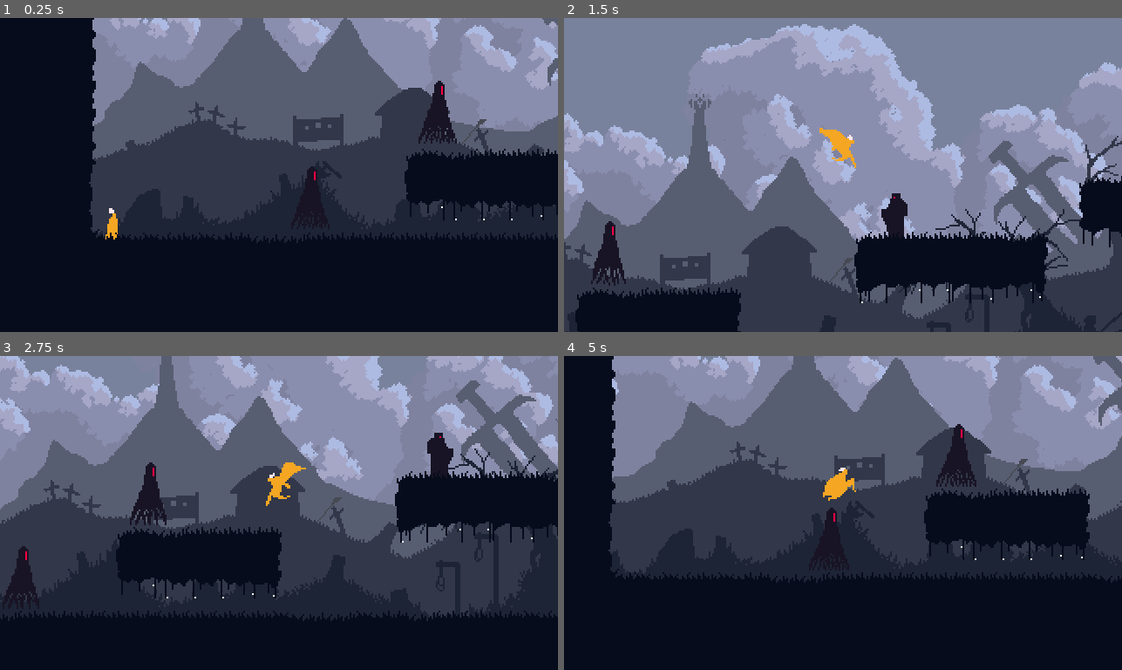
Above: before the commit, frames 1-4 (two rows, left to right).
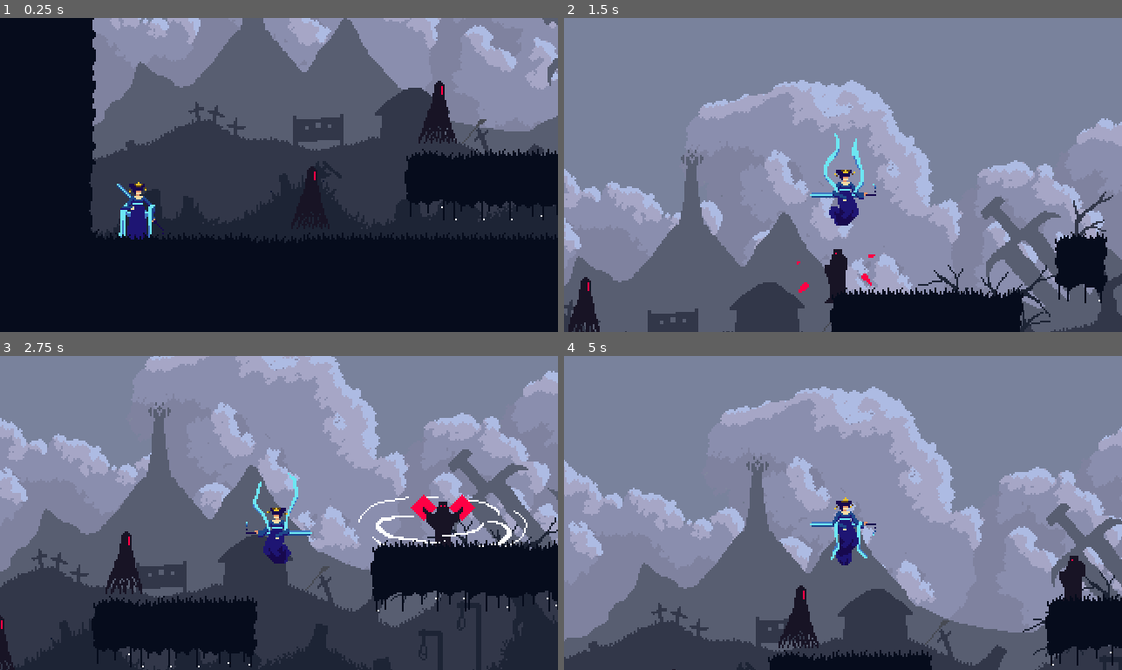
Above: after the commit, the same moments.

Repository: petrik33/bsu-action-platformer
Game: Godot game, scene res://scene/game.tscn
The game is run twice, just before and just after one commit, with the same random seed, the same clock (stepped at 60 frames per second) and the same inputs.
Inputs (mouse positions are in pixels of both pictures, inside the frame that each line leads up to):
- Up to frame 1 (0.25 s): no input
- Up to frame 2 (1.5 s): move the mouse to (815, 237) at 0.52 s; hold D (right) from 0.53 s (still down); click (815, 237) at 0.6 s; tap Space (jump) at 0.77, 1.07 s; tap Shift (roll) at 0.8, 1.35 s; move the mouse to (1010, 222) at 1.27 s
- Up to frame 3 (2.75 s): tap Space (jump) at 1.52, 1.82 s; tap C (sprint) at 1.55, 2.1 s; move the mouse to (111, 465) at 2.02 s; release D (right) at 2.03 s; hold A (left) from 2.03 s (still down); tap Z (walk) at 2.3 s
- Up to frame 4 (5 s): move the mouse to (870, 513) at 2.77 s; tap Z (walk) at 2.85 s; tap Space (jump) at 3.02, 3.05, 3.32, 3.6, 3.77, 4.07, 4.52, 4.82 s; move the mouse to (759, 434) at 3.52 s; click (759, 434) at 3.8 s; move the mouse to (965, 497) at 4.27 s; release A (left) at 4.28 s; hold D (right) from 4.28 s (still down); click (965, 497) at 4.35 s; tap Shift (roll) at 4.55 s

The runs differ from the first frame. In frame 1, 0.9% of the frame differs, in the area x 18-30%, y 52-71%; in frame 2, 54%; in frame 3, 71%; in frame 4, 79%, in the area x 0-100%, y 0-100%.
Error after the commit: Assertion failed: State Roll not registered (res://script/fsm/machine.gd:42)

Commit message:
Modify character states to support alt-character

Diff:
--- a/project.godot
+++ b/project.godot
@@ -35,6 +35,10 @@
 "res://scene/": "blue",
 "res://script/": "yellow"
 }
+
+[global_group]
+
+player=""
 
 [input]
 
--- a/scene/character.tscn
+++ b/scene/character.tscn
@@ -1388,7 +1388,7 @@
 visible = false
 position = Vector2(26, -15)
 sprite_frames = SubResource("SpriteFrames_aqmka")
-animation = &"attack3"
+animation = &"attack1"
 frame = 1
 
 [node name="HitBox" type="Area2D" parent="Visuals" unique_id=1342386439]
--- a/scene/character/states/action/roll.tscn
+++ b/scene/character/states/action/roll.tscn
@@ -1,6 +1,6 @@
 [gd_scene format=3 uid="uid://d0cfhvoyngupi"]
 
-[ext_resource type="Script" uid="uid://4aklut8hj6r1" path="res://script/fsm/state_base.gd" id="1_ts0he"]
+[ext_resource type="Script" uid="uid://dm0vgahfdouwx" path="res://script/character/states/locomotion/roll.gd" id="1_ts0he"]
 
 [node name="Roll" type="Node" unique_id=185626220]
 script = ExtResource("1_ts0he")
--- a/scene/game.tscn
+++ b/scene/game.tscn
@@ -1,12 +1,12 @@
 [gd_scene format=4 uid="uid://nf1afiohuuo4"]
 
-[ext_resource type="PackedScene" uid="uid://dw4q416nx8pd5" path="res://scene/character.tscn" id="1_5kiuu"]
 [ext_resource type="Texture2D" uid="uid://r1lltmcue7t1" path="res://asset/texture/environment/Sky.png" id="1_dbls1"]
 [ext_resource type="Texture2D" uid="uid://bfb2slsr1piqf" path="res://asset/texture/environment/Background.png" id="2_p1ry8"]
 [ext_resource type="Texture2D" uid="uid://b4q38gf8ekmbp" path="res://asset/texture/environment/Midground.png" id="3_xlg7c"]
 [ext_resource type="Texture2D" uid="uid://c4t7amkr4f87p" path="res://asset/texture/environment/Foreground.png" id="4_qpk70"]
 [ext_resource type="PackedScene" uid="uid://cv0nc1nnyjsh0" path="res://scene/enemies/mad_ghost.tscn" id="6_qpk70"]
 [ext_resource type="TileSet" uid="uid://0i4n4wh6626b" path="res://resource/tileset.tres" id="6_xlg7c"]
+[ext_resource type="PackedScene" uid="uid://b3wc0hno02c02" path="res://scene/water_priestess.tscn" id="7_17rxn"]
 [ext_resource type="PackedScene" uid="uid://cpo4adxkqyhuw" path="res://scene/enemies/mage.tscn" id="7_ll5lq"]
 
 [node name="Game" type="Node2D" unique_id=220446193]
@@ -49,18 +49,6 @@
 
 [node name="Bodies" type="Node2D" parent="." unique_id=1928289120]
 
-[node name="Character" parent="Bodies" unique_id=205535491 instance=ExtResource("1_5kiuu")]
-position = Vector2(64, -48)
-
-[node name="Camera2D" type="Camera2D" parent="Bodies/Character" unique_id=745299939]
-zoom = Vector2(2, 2)
-limit_left = 0
-limit_bottom = 0
-drag_left_margin = 0.1
-drag_top_margin = 0.1
-drag_right_margin = 0.1
-drag_bottom_margin = 0.1
-
 [node name="Enemies" type="Node2D" parent="Bodies" unique_id=1601694248]
 
 [node name="MadGhost" parent="Bodies/Enemies" unique_id=1439942586 instance=ExtResource("6_qpk70")]
@@ -84,6 +72,19 @@
 [node name="Mage5" parent="Bodies/Enemies" unique_id=1885897608 instance=ExtResource("7_ll5lq")]
 position = Vector2(2137, -58)
 
+[node name="WaterPriestess" parent="Bodies" unique_id=1544133711 instance=ExtResource("7_17rxn")]
+position = Vector2(78, -53)
+
+[node name="Camera2D" type="Camera2D" parent="Bodies/WaterPriestess" unique_id=745299939]
+position = Vector2(0, -32)
+zoom = Vector2(2, 2)
+limit_left = 0
+limit_bottom = 0
+drag_left_margin = 0.1
+drag_top_margin = 0.1
+drag_right_margin = 0.1
+drag_bottom_margin = 0.1
+
 [node name="Ground" type="TileMapLayer" parent="." unique_id=1413290333]
 tile_map_data = PackedByteArray("AAACAP3/AAAFAAMAAAADAP3/AAAFAAIAAAADAP7/AAAFAAMAAAACAP7/AAAEAAIAAAABAP7/AAAEAAMAAAABAP …(16592 unchanged characters)…
 tile_set = ExtResource("6_xlg7c")
--- a/scene/water_priestess.tscn
+++ b/scene/water_priestess.tscn
@@ -4,25 +4,33 @@
 [ext_resource type="Texture2D" uid="uid://bw1qcjbm7b05g" path="res://asset/texture/water_priestess/13_take_hit/take_hit_1.png" id="2_4j8lu"]
 [ext_resource type="Texture2D" uid="uid://dg2imrkv6f8uw" path="res://asset/texture/water_priestess/01_idle/idle_1.png" id="2_a16k5"]
 [ext_resource type="Texture2D" uid="uid://dl0s8o0je2kqd" path="res://asset/texture/water_priestess/07_1_atk/1_atk_1.png" id="2_ve7ek"]
+[ext_resource type="Texture2D" uid="uid://323auhp6trhn" path="res://asset/texture/water_priestess/air_atk/air_atk_1.png" id="2_yn7hy"]
 [ext_resource type="Texture2D" uid="uid://p46xxigobvmm" path="res://asset/texture/water_priestess/13_take_hit/take_hit_2.png" id="3_5tou6"]
 [ext_resource type="Texture2D" uid="uid://bckle4bqkt5n2" path="res://asset/texture/water_priestess/07_1_atk/1_atk_2.png" id="3_6vwpc"]
 [ext_resource type="Texture2D" uid="uid://cat68xxsl15gr" path="res://asset/texture/water_priestess/01_idle/idle_2.png" id="3_86bum"]
+[ext_resource type="Texture2D" uid="uid://dno1jg6l6qbcs" path="res://asset/texture/water_priestess/air_atk/air_atk_2.png" id="3_lp3au"]
 [ext_resource type="Texture2D" uid="uid://ycd1kdekqk5" path="res://asset/texture/water_priestess/07_1_atk/1_atk_3.png" id="4_c0hh6"]
 [ext_resource type="Texture2D" uid="uid://c3sh2l8jcadvf" path="res://asset/texture/water_priestess/01_idle/idle_3.png" id="4_f6x5m"]
+[ext_resource type="Texture2D" uid="uid://br8fjo5j5lfi5" path="res://asset/texture/water_priestess/air_atk/air_atk_3.png" id="4_lirr0"]
 [ext_resource type="Texture2D" uid="uid://ce8g1jwfw6h01" path="res://asset/texture/water_priestess/13_take_hit/take_hit_3.png" id="4_wlfwb"]
+[ext_resource type="Texture2D" uid="uid://c2wchekpi41i1" path="res://asset/texture/water_priestess/air_atk/air_atk_4.png" id="5_jpikk"]
 [ext_resource type="Texture2D" uid="uid://kath4t2wyikb" path="res://asset/texture/water_priestess/01_idle/idle_4.png" id="5_lcefu"]
 [ext_resource type="Texture2D" uid="uid://88erpu3eq6v8" path="res://asset/texture/water_priestess/13_take_hit/take_hit_4.png" id="5_nc3ks"]
 [ext_resource type="Texture2D" uid="uid://cf2lut7n5xvmu" path="res://asset/texture/water_priestess/07_1_atk/1_atk_4.png" id="5_qxlw2"]
 [ext_resource type="Texture2D" uid="uid://cbo2gusldc8cv" path="res://asset/texture/water_priestess/13_take_hit/take_hit_5.png" id="6_62iaa"]
 [ext_resource type="Texture2D" uid="uid://cfdos5iuw7xft" path="res://asset/texture/water_priestess/01_idle/idle_5.png" id="6_iafts"]
 [ext_resource type="Texture2D" uid="uid://lijejukcf15e" path="res://asset/texture/water_priestess/07_1_atk/1_atk_5.png" id="6_msu6y"]
+[ext_resource type="Texture2D" uid="uid://cef578s4xahwu" path="res://asset/texture/water_priestess/air_atk/air_atk_5.png" id="6_rr87g"]
+[ext_resource type="Texture2D" uid="uid://c2alwwbsh2mpk" path="res://asset/texture/water_priestess/air_atk/air_atk_6.png" id="7_2d3a3"]
 [ext_resource type="Texture2D" uid="uid://dbw5rehno1epu" path="res://asset/texture/water_priestess/01_idle/idle_6.png" id="7_3axeq"]
 [ext_resource type="Texture2D" uid="uid://b0lwipqrhuenp" path="res://asset/texture/water_priestess/13_take_hit/take_hit_6.png" id="7_rifci"]
 [ext_resource type="Texture2D" uid="uid://bfhvn4m0j8u6o" path="res://asset/texture/water_priestess/07_1_atk/1_atk_6.png" id="7_w1poh"]
 [ext_resource type="Texture2D" uid="uid://bc3uodjxcocq" path="res://asset/texture/water_priestess/13_take_hit/take_hit_7.png" id="8_3rvip"]
+[ext_resource type="Texture2D" uid="uid://bokdpxxxurirk" path="res://asset/texture/water_priestess/air_atk/air_atk_7.png" id="8_exqgt"]
 [ext_resource type="Texture2D" uid="uid://ddip3p6irflvv" path="res://asset/texture/water_priestess/01_idle/idle_7.png" id="8_fa5ej"]
 [ext_resource type="Texture2D" uid="uid://b2vv8ks6sbvvr" path="res://asset/texture/water_priestess/07_1_atk/1_atk_7.png" id="8_gge7x"]
 [ext_resource type="Texture2D" uid="uid://di5unu5k66gay" path="res://asset/texture/water_priestess/08_2_atk/2_atk_1.png" id="9_1tfli"]
+[ext_resource type="Texture2D" uid="uid://cpp3oo2aatbk3" path="res://asset/texture/water_priestess/air_atk/air_atk_8.png" id="9_w8ny5"]
 [ext_resource type="Texture2D" uid="uid://cqmh87xw352rq" path="res://asset/texture/water_priestess/01_idle/idle_8.png" id="9_ypc70"]
 [ext_resource type="Texture2D" uid="uid://3kdgsgrwp6mk" path="res://asset/texture/water_priestess/08_2_atk/2_atk_2.png" id="10_ikgbm"]
 [ext_resource type="Texture2D" uid="uid://b3q4awef4wqbp" path="res://asset/texture/water_priestess/03_surf/surf_1.png" id="10_irjso"]
@@ -157,9 +165,59 @@
 [ext_resource type="Texture2D" uid="uid://6o38iheovyy3" path="res://asset/texture/water_priestess/10_sp_atk/sp_atk_30.png" id="119_yn7hy"]
 [ext_resource type="Texture2D" uid="uid://cj4e1g6nvow7w" path="res://asset/texture/water_priestess/10_sp_atk/sp_atk_31.png" id="120_lp3au"]
 [ext_resource type="Texture2D" uid="uid://ccv3m83023gct" path="res://asset/texture/water_priestess/10_sp_atk/sp_atk_32.png" id="121_lirr0"]
+[ext_resource type="Script" uid="uid://jr5ukwbmeayd" path="res://script/combat/hit_box.gd" id="158_ulcry"]
+[ext_resource type="PackedScene" uid="uid://bqxdqohr17scx" path="res://scene/character/hurt_box.tscn" id="159_3kien"]
+[ext_resource type="Script" uid="uid://doq0lhrxpcf22" path="res://script/fsm/machine.gd" id="159_okmev"]
+[ext_resource type="PackedScene" uid="uid://dgsdo2v3q356f" path="res://scene/character/states/locomotion.tscn" id="160_3kien"]
+[ext_resource type="PackedScene" uid="uid://df4en8hdjyeb" path="res://scene/character/states/locomotion/grounded.tscn" id="161_4q8yv"]
+[ext_resource type="PackedScene" uid="uid://dsjj74yffpddg" path="res://scene/character/states/locomotion/grounded/idle.tscn" id="162_ytxcy"]
+[ext_resource type="PackedScene" uid="uid://bejmpipnu481a" path="res://scene/character/states/locomotion/grounded/move.tscn" id="163_2o33o"]
+[ext_resource type="PackedScene" uid="uid://bnx84ttdi5rpr" path="res://scene/character/states/locomotion/grounded/move/run.tscn" id="164_ucjog"]
+[ext_resource type="PackedScene" uid="uid://0fb41j0ms7y3" path="res://scene/character/states/locomotion/grounded/move/sprint.tscn" id="165_8vw2g"]
+[ext_resource type="PackedScene" uid="uid://cu47872cwivvj" path="res://scene/character/states/locomotion/grounded/move/walk.tscn" id="166_8y4jm"]
+[ext_resource type="PackedScene" uid="uid://cgbn8bkj1hks5" path="res://scene/character/states/locomotion/airborne.tscn" id="167_mifu2"]
+[ext_resource type="PackedScene" uid="uid://dsflokmpqtns7" path="res://scene/character/states/locomotion/airborne/jump.tscn" id="168_7ehhp"]
+[ext_resource type="PackedScene" uid="uid://ciuiv751od242" path="res://scene/character/states/locomotion/airborne/fall.tscn" id="169_yn7hy"]
+[ext_resource type="PackedScene" uid="uid://c5d84xi7jty73" path="res://scene/character/states/action.tscn" id="170_lp3au"]
+[ext_resource type="PackedScene" uid="uid://d0cfhvoyngupi" path="res://scene/character/states/action/roll.tscn" id="171_3kien"]
+[ext_resource type="PackedScene" uid="uid://rphikkm5thmx" path="res://scene/character/states/action/attack.tscn" id="171_lirr0"]
+[ext_resource type="PackedScene" uid="uid://cl02erl2k84ad" path="res://scene/character/states/action/aim.tscn" id="172_jpikk"]
+[ext_resource type="PackedScene" uid="uid://t40f4mawxn56" path="res://scene/character/states/incapacitated.tscn" id="173_rr87g"]
+[ext_resource type="PackedScene" uid="uid://bexnfq44abe3q" path="res://scene/character/states/incapacitated/hurt.tscn" id="174_2d3a3"]
+[ext_resource type="PackedScene" uid="uid://depht2awncffo" path="res://scene/character/states/action/air_attack.tscn" id="175_4q8yv"]
+[ext_resource type="PackedScene" uid="uid://k6fdi54ai135" path="res://scene/character/states/incapacitated/death.tscn" id="175_exqgt"]
 
 [sub_resource type="SpriteFrames" id="SpriteFrames_dn53k"]
 animations = [{
+"frames": [{
+"duration": 1.0,
+"texture": ExtResource("2_yn7hy")
+}, {
+"duration": 1.0,
+"texture": ExtResource("3_lp3au")
+}, {
+"duration": 1.0,
+"texture": ExtResource("4_lirr0")
+}, {
+"duration": 1.0,
+"texture": ExtResource("5_jpikk")
+}, {
+"duration": 1.0,
+"texture": ExtResource("6_rr87g")
+}, {
+"duration": 1.0,
+"texture": ExtResource("7_2d3a3")
+}, {
+"duration": 1.0,
+"texture": ExtResource("8_exqgt")
+}, {
+"duration": 1.0,
+"texture": ExtResource("9_w8ny5")
+}],
+"loop": false,
+"name": &"air_attack",
+"speed": 16.0
+}, {
 "frames": [{
 "duration": 1.0,
 "texture": ExtResource("2_ve7ek")
@@ -694,17 +752,252 @@
 "speed": 6.0
 }]
 
-[node name="WaterPriestess" type="CharacterBody2D" unique_id=1544133711]
+[sub_resource type="RectangleShape2D" id="RectangleShape2D_nyfsv"]
+size = Vector2(81, 70)
+
+[sub_resource type="RectangleShape2D" id="RectangleShape2D_wtxsk"]
+size = Vector2(101, 62)
+
+[sub_resource type="RectangleShape2D" id="RectangleShape2D_4ynna"]
+size = Vector2(81, 70)
+
+[sub_resource type="RectangleShape2D" id="RectangleShape2D_okmev"]
+size = Vector2(9, 36)
+
+[sub_resource type="RectangleShape2D" id="RectangleShape2D_w8ny5"]
+size = Vector2(13, 36)
+
+[sub_resource type="Animation" id="Animation_2o33o"]
+length = 0.001
+tracks/0/type = "value"
+tracks/0/imported = false
+tracks/0/enabled = true
+tracks/0/path = NodePath("Visuals/AnimatedSprite2D:animation")
+tracks/0/interp = 1
+tracks/0/loop_wrap = true
+tracks/0/keys = {
+"times": PackedFloat32Array(0),
+"transitions": PackedFloat32Array(1),
+"update": 1,
+"values": [&"idle"]
+}
+tracks/1/type = "value"
+tracks/1/imported = false
+tracks/1/enabled = true
+tracks/1/path = NodePath("Visuals/AnimatedSprite2D:frame")
+tracks/1/interp = 1
+tracks/1/loop_wrap = true
+tracks/1/keys = {
+"times": PackedFloat32Array(0),
+"transitions": PackedFloat32Array(1),
+"update": 1,
+"values": [0]
+}
+
+[sub_resource type="Animation" id="Animation_3kien"]
+resource_name = "attack"
+tracks/0/type = "value"
+tracks/0/imported = false
+tracks/0/enabled = true
+tracks/0/path = NodePath("Visuals/HitBox/Attack1:disabled")
+tracks/0/interp = 1
+tracks/0/loop_wrap = true
+tracks/0/keys = {
+"times": PackedFloat32Array(0.2, 0.24),
+"transitions": PackedFloat32Array(1, 1),
+"update": 1,
+"values": [false, true]
+}
+tracks/1/type = "value"
+tracks/1/imported = false
+tracks/1/enabled = true
+tracks/1/path = NodePath("Visuals/AnimatedSprite2D:frame")
+tracks/1/interp = 1
+tracks/1/loop_wrap = true
+tracks/1/keys = {
+"times": PackedFloat32Array(0, 1),
+"transitions": PackedFloat32Array(1, 1),
+"update": 0,
+"values": [0, 7]
+}
+tracks/2/type = "value"
+tracks/2/imported = false
+tracks/2/enabled = true
+tracks/2/path = NodePath("Visuals/AnimatedSprite2D:animation")
+tracks/2/interp = 1
+tracks/2/loop_wrap = true
+tracks/2/keys = {
+"times": PackedFloat32Array(0),
+"transitions": PackedFloat32Array(1),
+"update": 1,
+"values": [&"attack1"]
+}
+
+[sub_resource type="Animation" id="Animation_4q8yv"]
+resource_name = "attack2"
+tracks/0/type = "value"
+tracks/0/imported = false
+tracks/0/enabled = true
+tracks/0/path = NodePath("Visuals/AnimatedSprite2D:frame")
+tracks/0/interp = 1
+tracks/0/loop_wrap = true
+tracks/0/keys = {
+"times": PackedFloat32Array(0, 1),
+"transitions": PackedFloat32Array(1, 1),
+"update": 0,
+"values": [0, 20]
+}
+tracks/1/type = "value"
+tracks/1/imported = false
+tracks/1/enabled = true
+tracks/1/path = NodePath("Visuals/AnimatedSprite2D:animation")
+tracks/1/interp = 1
+tracks/1/loop_wrap = true
+tracks/1/keys = {
+"times": PackedFloat32Array(0),
+"transitions": PackedFloat32Array(1),
+"update": 1,
+"values": [&"attack2"]
+}
+
+[sub_resource type="Animation" id="Animation_ytxcy"]
+resource_name = "attack3"
+tracks/0/type = "value"
+tracks/0/imported = false
+tracks/0/enabled = true
+tracks/0/path = NodePath("Visuals/AnimatedSprite2D:frame")
+tracks/0/interp = 1
+tracks/0/loop_wrap = true
+tracks/0/keys = {
+"times": PackedFloat32Array(0, 1),
+"transitions": PackedFloat32Array(1, 1),
+"update": 0,
+"values": [0, 26]
+}
+tracks/1/type = "value"
+tracks/1/imported = false
+tracks/1/enabled = true
+tracks/1/path = NodePath("Visuals/AnimatedSprite2D:animation")
+tracks/1/interp = 1
+tracks/1/loop_wrap = true
+tracks/1/keys = {
+"times": PackedFloat32Array(0),
+"transitions": PackedFloat32Array(1),
+"update": 1,
+"values": [&"attack3"]
+}
+
+[sub_resource type="AnimationLibrary" id="AnimationLibrary_4q8yv"]
+_data = {
+&"RESET": SubResource("Animation_2o33o"),
+&"attack": SubResource("Animation_3kien"),
+&"attack2": SubResource("Animation_4q8yv"),
+&"attack3": SubResource("Animation_ytxcy")
+}
+
+[node name="WaterPriestess" type="CharacterBody2D" unique_id=1544133711 node_paths=PackedStringArray("state_machine", "hit_box", "hurt_box", "visuals", "sprite", "animation_player") groups=["player"]]
+collision_layer = 2
 script = ExtResource("1_o5o8y")
-metadata/_custom_type_script = "uid://brvupwhk7ckv4"
-
-[node name="AnimatedSprite2D" type="AnimatedSprite2D" parent="." unique_id=1319270603]
+state_machine = NodePath("StateMachine")
+hit_box = NodePath("Visuals/HitBox")
+hurt_box = NodePath("Visuals/HurtBox")
+visuals = NodePath("Visuals")
+sprite = NodePath("Visuals/AnimatedSprite2D")
+animation_player = NodePath("AnimationPlayer")
+
+[node name="Visuals" type="Node2D" parent="." unique_id=1260019356]
+
+[node name="AnimatedSprite2D" type="AnimatedSprite2D" parent="Visuals" unique_id=1319270603]
 sprite_frames = SubResource("SpriteFrames_dn53k")
 animation = &"idle"
 autoplay = "idle"
 offset = Vector2(0, -63)
 
+[node name="HitBox" type="Area2D" parent="Visuals" unique_id=594449296]
+visible = false
+collision_layer = 8
+collision_mask = 64
+monitorable = false
+script = ExtResource("158_ulcry")
+
+[node name="Attack1" type="CollisionShape2D" parent="Visuals/HitBox" unique_id=815215970]
+position = Vector2(21.5, -9)
+shape = SubResource("RectangleShape2D_nyfsv")
+disabled = true
+debug_color = Color(0.7019608, 0.1764706, 0, 0.41960785)
+
+[node name="Attack2" type="CollisionShape2D" parent="Visuals/HitBox" unique_id=215208977]
+position = Vector2(30.5, -29)
+shape = SubResource("RectangleShape2D_wtxsk")
+disabled = true
+debug_color = Color(0.8633153, 0.3378712, 0.3281017, 0.41960785)
+
+[node name="Attack3" type="CollisionShape2D" parent="Visuals/HitBox" unique_id=1733319239]
+position = Vector2(23.5, -5)
+shape = SubResource("RectangleShape2D_4ynna")
+disabled = true
+debug_color = Color(0.7019608, 0.1764706, 0, 0.41960785)
+
+[node name="HurtBox" parent="Visuals" unique_id=1404215644 instance=ExtResource("159_3kien")]
+visible = false
+
+[node name="CollisionShape2D" type="CollisionShape2D" parent="Visuals/HurtBox" unique_id=548224191]
+position = Vector2(0.5, -18)
+shape = SubResource("RectangleShape2D_okmev")
+debug_color = Color(0.5890741, 0.5449041, 0.17991158, 0.41960785)
+
+[node name="CollisionShape2D" type="CollisionShape2D" parent="." unique_id=743458432]
+visible = false
+position = Vector2(0.5, -18)
+shape = SubResource("RectangleShape2D_w8ny5")
+
 [node name="AnimationPlayer" type="AnimationPlayer" parent="." unique_id=321922695]
-
-[connection signal="animation_finished" from="AnimatedSprite2D" to="." method="_on_sprite_animation_finished"]
-[connection signal="animation_finished" from="AnimationPlayer" to="." method="_on_animation_player_animation_finished"]
+libraries/ = SubResource("AnimationLibrary_4q8yv")
+
+[node name="StateMachine" type="Node" parent="." unique_id=2060265867 node_paths=PackedStringArray("initial")]
+script = ExtResource("159_okmev")
+initial = NodePath("Locomotion/Grounded/Idle")
+assert_on_unknown_state = true
+metadata/_custom_type_script = "uid://doq0lhrxpcf22"
+
+[node name="Locomotion" parent="StateMachine" unique_id=1324174554 instance=ExtResource("160_3kien")]
+
+[node name="Grounded" parent="StateMachine/Locomotion" unique_id=2122582834 instance=ExtResource("161_4q8yv")]
+
+[node name="Idle" parent="StateMachine/Locomotion/Grounded" unique_id=1808960593 instance=ExtResource("162_ytxcy")]
+
+[node name="Move" parent="StateMachine/Locomotion/Grounded" unique_id=2105850077 instance=ExtResource("163_2o33o")]
+
+[node name="Run" parent="StateMachine/Locomotion/Grounded/Move" unique_id=1608890109 instance=ExtResource("164_ucjog")]
+animation_name = &"walk"
+
+[node name="Sprint" parent="StateMachine/Locomotion/Grounded/Move" unique_id=101147460 instance=ExtResource("165_8vw2g")]
+animation_name = &"surf"
+
+[node name="Walk" parent="StateMachine/Locomotion/Grounded/Move" unique_id=227761043 instance=ExtResource("166_8y4jm")]
+
+[node name="Airborne" parent="StateMachine/Locomotion" unique_id=1304592049 instance=ExtResource("167_mifu2")]
+attack_transition = &"AirAttack"
+
+[node name="Jump" parent="StateMachine/Locomotion/Airborne" unique_id=533408498 instance=ExtResource("168_7ehhp")]
+animation_name = &"jump_up"
+
+[node name="Fall" parent="StateMachine/Locomotion/Airborne" unique_id=946198965 instance=ExtResource("169_yn7hy")]
+animation_name = &"jump_down"
+
+[node name="Roll" parent="StateMachine/Locomotion" unique_id=185626220 instance=ExtResource("171_3kien")]
+roll_animation = &"tumble"
+
+[node name="Action" parent="StateMachine" unique_id=842032143 instance=ExtResource("170_lp3au")]
+
+[node name="Attack" parent="StateMachine/Action" unique_id=912385043 instance=ExtResource("171_lirr0")]
+
+[node name="Aim" parent="StateMachine/Action" unique_id=109740685 instance=ExtResource("172_jpikk")]
+
+[node name="AirAttack" parent="StateMachine/Action" unique_id=1996409664 instance=ExtResource("175_4q8yv")]
+
+[node name="Incapacitated" parent="StateMachine" unique_id=740572724 instance=ExtResource("173_rr87g")]
+
+[node name="Hurt" parent="StateMachine/Incapacitated" unique_id=33714673 instance=ExtResource("174_2d3a3")]
+
+[node name="Death" parent="StateMachine/Incapacitated" unique_id=1468380441 instance=ExtResource("175_exqgt")]
--- a/script/character/states/action/air_attack.gd
+++ b/script/character/states/action/air_attack.gd
@@ -1,13 +1,14 @@
 extends GameCharacterStateBase
 
+@export var animation_name: StringName = &"air_attack"
 
 func enter():
 	game_character.animation_finished.connect(_on_animation_finished)
-	game_character.play_animation("attack")
+	game_character.play_animation(animation_name)
 
 func exit():
 	game_character.animation_finished.disconnect(_on_animation_finished)
 
 
 func _on_animation_finished():
-	_transition("fall")
+	_transition(&"Fall")
--- a/script/character/states/locomotion/airborne.gd
+++ b/script/character/states/locomotion/airborne.gd
@@ -1,4 +1,6 @@
 extends GameCharacterStateBase
+
+@export var attack_transition: StringName = &"Attack"
 
 
 func process(delta: float) -> StringName:
@@ -6,7 +8,7 @@
 		return "Jump"
 
 	if Input.is_action_just_pressed("click"):
-		return "Attack"
+		return attack_transition
 
 	if Input.is_action_just_pressed("roll"):
 		return "Roll"
--- a/script/character/states/locomotion/airborne/fall.gd
+++ b/script/character/states/locomotion/airborne/fall.gd
@@ -1,5 +1,6 @@
 extends GameCharacterStateBase
 
+@export var animation_name: StringName = &"fall"
 
 func enter():
-	game_character.play_animation("fall")
+	game_character.play_animation(animation_name)
--- a/script/character/states/locomotion/airborne/jump.gd
+++ b/script/character/states/locomotion/airborne/jump.gd
@@ -1,8 +1,9 @@
 extends GameCharacterStateBase
 
+@export var animation_name: StringName = &"jump"
 
 func enter():
-	game_character.play_animation("jump")
+	game_character.play_animation(animation_name)
 	game_character.jump()
 
 
--- a/script/character/states/locomotion/grounded/move/run.gd
+++ b/script/character/states/locomotion/grounded/move/run.gd
@@ -1,9 +1,11 @@
 extends GameCharacterStateBase
+
+@export var animation_name: StringName = &"run"
 
 
 func enter():
 	game_character.reset_speed()
-	game_character.play_animation("run")
+	game_character.play_animation(animation_name)
 
 func process(delta: float) -> StringName:
 	if Input.is_action_just_pressed("walk"):
--- a/script/character/states/locomotion/grounded/move/sprint.gd
+++ b/script/character/states/locomotion/grounded/move/sprint.gd
@@ -1,11 +1,12 @@
 extends GameCharacterStateBase
 
 @export var sprint_speed: float = 600
+@export var animation_name: StringName = &"sprint"
 
 
 func enter():
 	game_character.speed = sprint_speed
-	game_character.play_animation("sprint")
+	game_character.play_animation(animation_name)
 
 func exit():
 	game_character.reset_speed()
--- a/script/character/states/locomotion/grounded/move/walk.gd
+++ b/script/character/states/locomotion/grounded/move/walk.gd
@@ -1,11 +1,12 @@
 extends GameCharacterStateBase
 
 @export var walk_speed: float = 200
+@export var animation_name: StringName = &"walk"
 
 
 func enter():
 	game_character.speed = walk_speed
-	game_character.play_animation("walk")
+	game_character.play_animation(animation_name)
 
 func exit():
 	game_character.reset_speed()
--- a/script/game_character.gd
+++ b/script/game_character.gd
@@ -3,6 +3,7 @@
 
 @export var state_machine: CharacterStateMachine
 @export var hit_box: HitBox
+@export var hurt_box: HurtBox
 
 @export var speed: float = 400
 @export var gravity: float = 900
@@ -13,6 +14,7 @@
 
 var jumps_left := 2
 var movement_direction := 0.0
+var is_movement_locked := false
 
 
 func _ready() -> void:
@@ -25,7 +27,8 @@
 
 
 func _physics_process(delta: float) -> void:
-	movement_direction = signf(Input.get_axis("left", "right"))
+	if not is_movement_locked:
+		movement_direction = signf(Input.get_axis("left", "right"))
 
 	state_machine.update_physics(delta)
 
@@ -40,6 +43,18 @@
 
 	state_machine.post_physics()
 
+func set_invulnerable(value: bool) -> void:
+	if hurt_box:
+		hurt_box.is_invulnerable = value
+
+func is_invulnerable() -> bool:
+	return hurt_box != null and hurt_box.is_invulnerable
+
+func lock_movement():
+	is_movement_locked = true
+
+func unlock_movement():
+	is_movement_locked = false
 
 func can_jump() -> bool:
 	return jumps_left > 0
